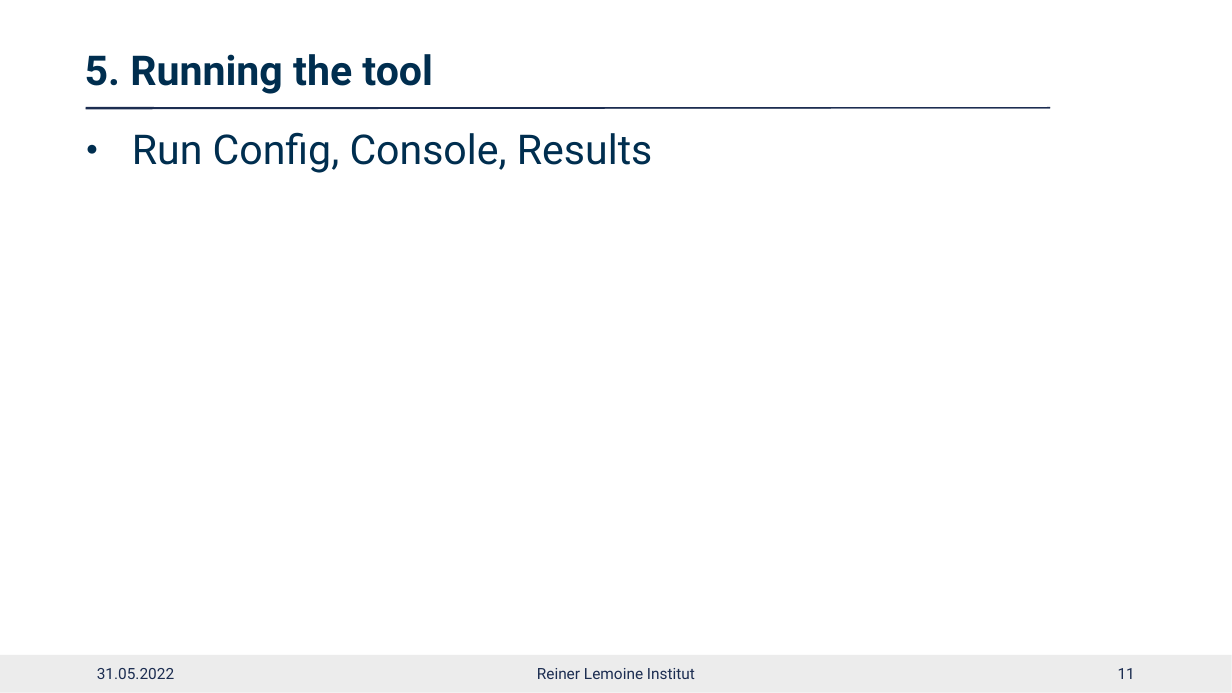
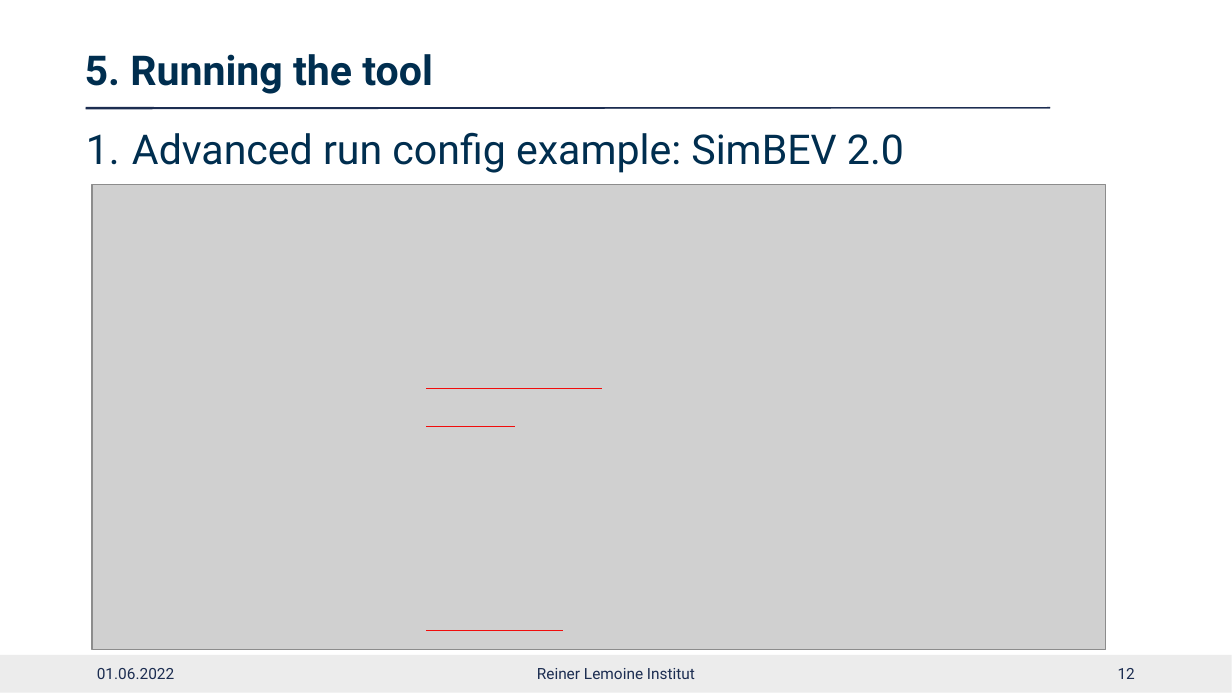
Before and after one commit to rl-institut/workshop, a slide deck: slide 12 of run-python-tools/2022-05-30_run_python_tools.pptx (slide 11 before the commit). Drawn at 1232x693 pixels with LibreOffice and Linux fonts; fonts in the diff are those of the drawing; grey boxes stand for pictures; background and template pictures are left out. Boxes give left, top, right and bottom in pixels: in the first picture for what was removed or moved away, otherwise in the second. Text is boxed around its words. In the diff, an @@ line names an element or a change of style, - is before the commit and + after.

```diff
--- a/run-python-tools/2022-05-30_run_python_tools.pptx
+++ b/run-python-tools/2022-05-30_run_python_tools.pptx
@@ text at [132,132,904,173]: text changed @@
-● Run Config, Console, Results
+1. Advanced run config example: SimBEV 2.0
@@ picture added at [92,185,1106,650] @@
@@ line added from (426, 388) to (601, 388), #F10D0C 0.75 pt @@
@@ line added from (426, 426) to (514, 426), #F10D0C 0.75 pt @@
@@ line added from (426, 631) to (563, 631), #F10D0C 0.75 pt @@
@@ text at [97,668,174,679]: text changed @@
-31.05.2022
+01.06.2022
@@ page number at [1118,668,1135,679]: text changed @@
-11
+12
```
Also in this commit, not shown: 10 other slides changed, 1 slide added.
